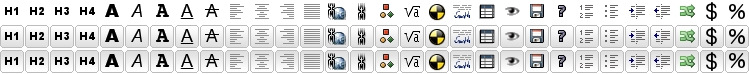
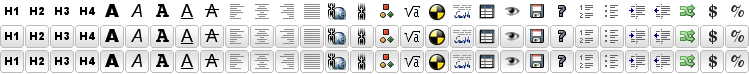
Layers edited between the first and the second 749×74 image:
hid "button_escapeTML", painted on it over [706, 2, 717, 71]
added layer "%#2" above "%#1" over [731, 55, 744, 67]
added layer "%#1" above "%" over [731, 30, 744, 42]
added layer "%" above "$#2" over [731, 5, 744, 17]
added layer "$#2" above "$#1" over [709, 54, 717, 69]
added layer "$#1" above "$" over [709, 4, 717, 19]
added layer "$" above "button_unescapeTML" over [709, 29, 717, 44]
hid "button_unescapeTML" over [729, 4, 745, 68]
hid "New Layer" over [706, 2, 745, 71]
hid "Background" over [706, 2, 745, 21]
